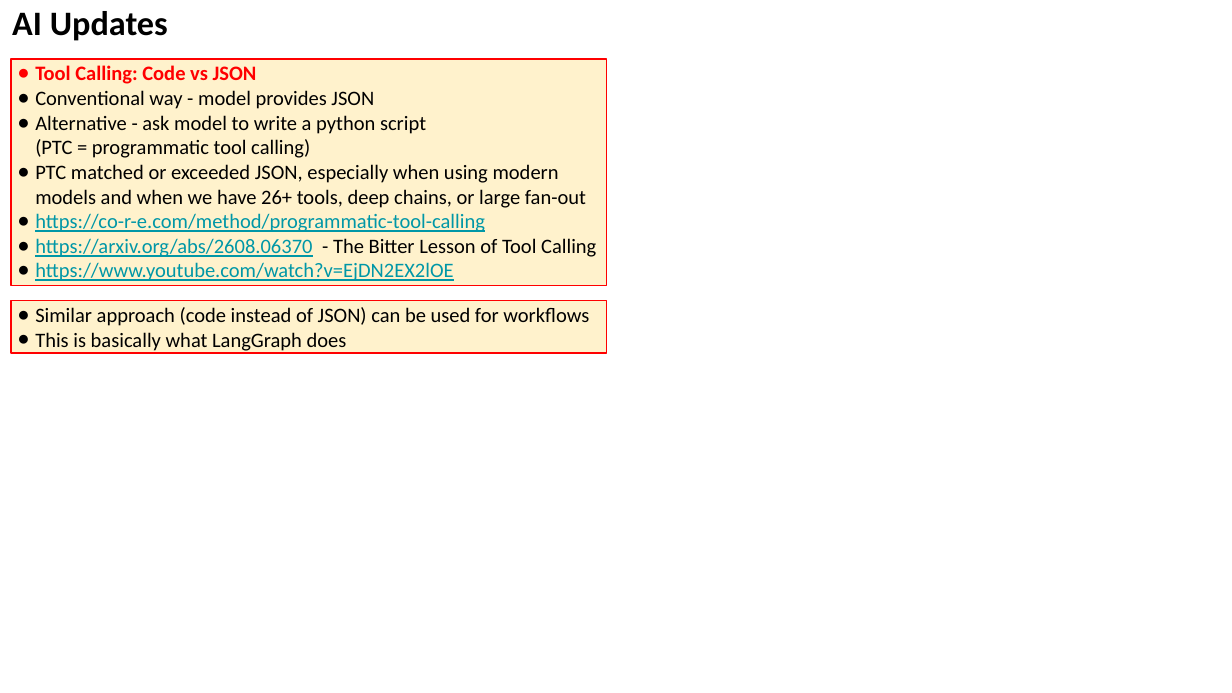
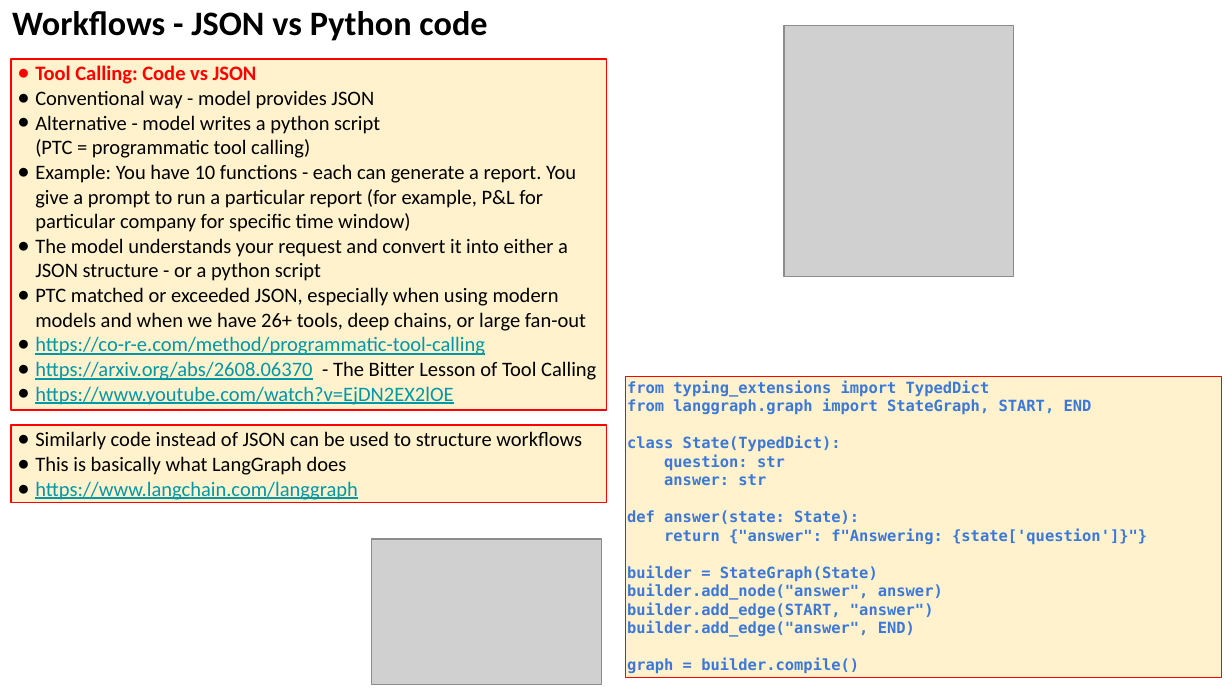
Before and after one commit to lselector/seminar, a slide deck: slide 12 of 2026/2026-08-21-AI-Updates.pptx (slide 11 before the commit). Drawn at 1232x693 pixels with LibreOffice and Linux fonts; fonts in the diff are those of the drawing; grey boxes stand for pictures. Boxes give left, top, right and bottom in pixels: in the first picture for what was removed or moved away, otherwise in the second. Text is boxed around its words. In the diff, an @@ line names an element or a change of style, - is before the commit and + after.

```diff
--- a/2026/2026-08-21-AI-Updates.pptx
+++ b/2026/2026-08-21-AI-Updates.pptx
@@ text removed at [12, 11, 168, 41] @@
-AI Updates
@@ text added at [12, 11, 487, 41], 20 pt, text #000000, bold @@
+Workflows - JSON vs Python code
@@ picture added at [784, 25, 1013, 276] @@
@@ rectangle "Tool Calling: Code vs JSON": place and size @@
-rectangle "Tool Calling: Code vs JSON" at [11, 59, 606, 286]
+rectangle "Tool Calling: Code vs JSON" at [11, 59, 606, 410]
@@ text in rectangle at [35, 115, 576, 281]: text changed @@
-● Alternative - ask model to write a python script
-  (PTC = programmatic tool calling)
+● Alternative - model writes a python script
+  (PTC = programmatic tool calling)
+● Example: You have 10 functions - each can generate a report. You give a prompt to run a particular report (for example, P&L for particular company for specific time window)
+● The model understands your request and convert it into either a JSON structure - or a python script
@@ rectangle added at [626, 377, 1221, 678], fill #FFF2CC, outline #FF0000 0.75 pt, 9 pt, text #3C78D8, bold @@
+from typing_extensions import TypedDict
+from langgraph.graph import StateGraph, START, END
+class State(TypedDict):
+question: str
+answer: str
+def answer(state: State):
+return {"answer": f"Answering: {state['question']}"}
+builder = StateGraph(State)
+builder.add_node("answer", answer)
+builder.add_edge(START, "answer")
+builder.add_edge("answer", END)
+graph = builder.compile()
@@ rectangle "Similarly code instead of JSON ...": place and size @@
-rectangle "Similarly code instead of JSON ..." at [11, 301, 606, 352]
+rectangle "Similarly code instead of JSON ..." at [11, 425, 606, 503]
@@ text in rectangle at [35, 431, 582, 450]: text changed @@
-● Similar approach (code instead of JSON) can be used for workflows
+● Similarly code instead of JSON can be used to structure workflows
@@ text in rectangle at [35, 481, 358, 500]: paragraph added @@
+● https://www.langchain.com/langgraph
@@ picture added at [372, 540, 601, 685] @@
```
Also in this commit, not shown: 22 other slides changed, 5 slides added, 4 slides removed.
